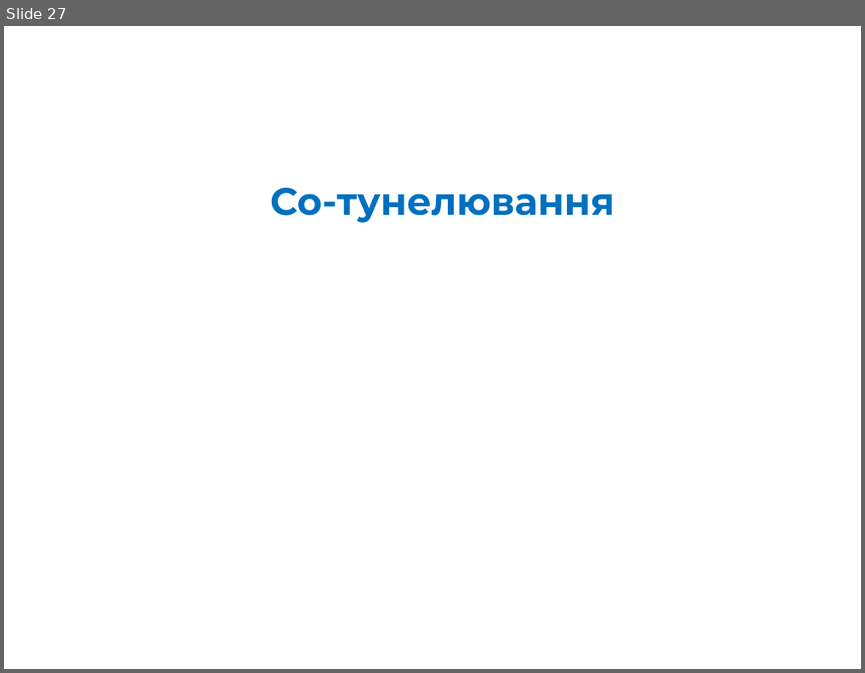
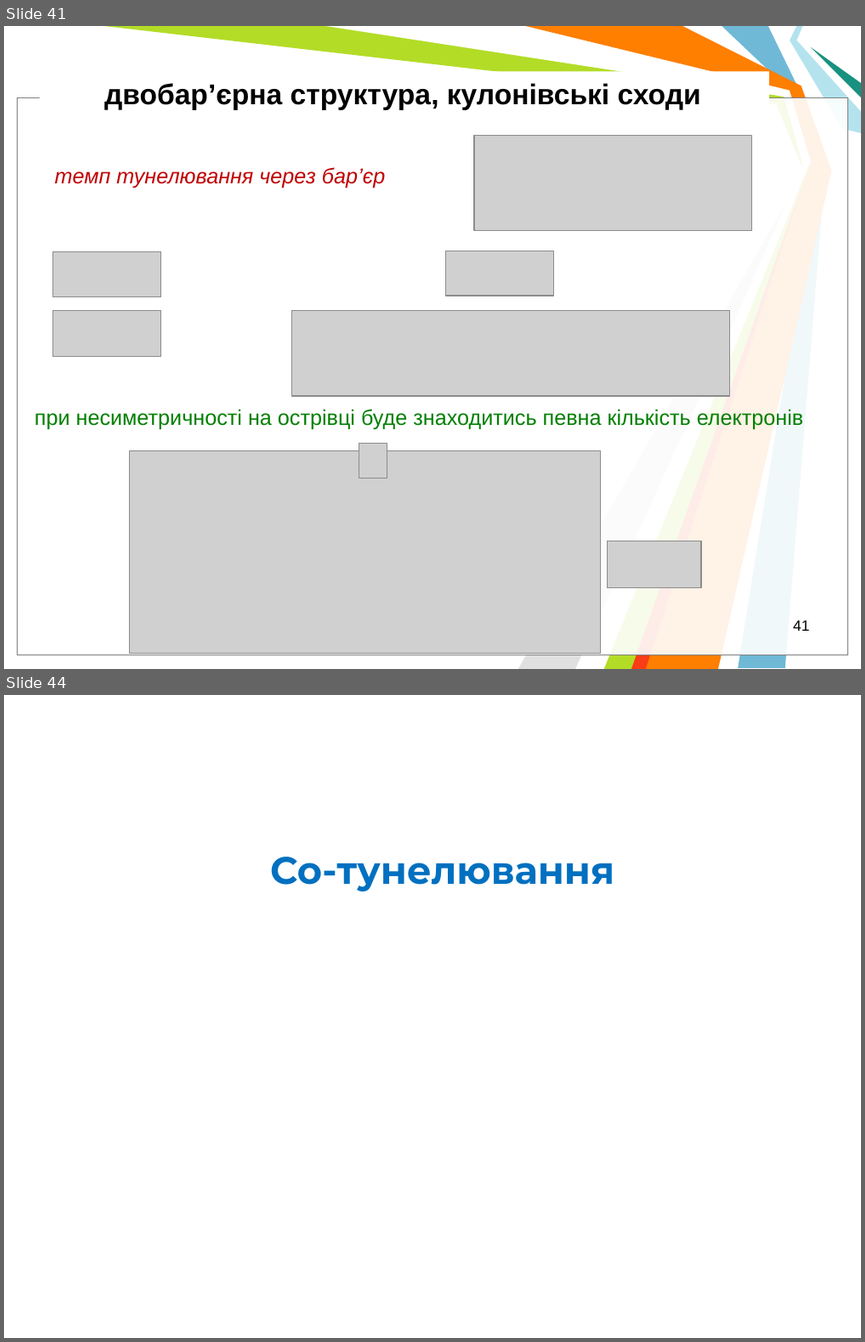
Before and after one commit to l432/NMK, a slide deck: Lecture/Nanoelectronika/Present/NanoelectronV2.ppt. Shown one above the other, each under a label of ours: slide 27 before the commit, slides 41 and 44 after it; the slides between them are not shown. The pictures are 865x673 and 865x1342 pixels, drawn with LibreOffice and Linux fonts; fonts in the diff are those of the drawing; grey boxes stand for pictures; background and template pictures are left out. Boxes give left, top, right and bottom in pixels: in the first picture for what was removed or moved away, otherwise in the second. Text is boxed around its words. In the diff, an @@ line names an element or a change of style, - is before the commit and + after.

```diff
--- a/Lecture/Nanoelectronika/Present/NanoelectronV2.ppt
+++ b/Lecture/Nanoelectronika/Present/NanoelectronV2.ppt
@@ slide 41 added at (x1=4, y1=26, x2=861, y2=669), background #FFFFFF @@
@@ freeform shape added at (x1=104, y1=26, x2=812, y2=669), fill #B3DC27 @@
@@ freeform shape added at (x1=325, y1=26, x2=811, y2=669), fill #FFFFFF @@
@@ freeform shape added at (x1=525, y1=26, x2=831, y2=669), fill #FF7F00 @@
@@ freeform shape added at (x1=722, y1=26, x2=826, y2=668), fill #6FB9D7 @@
@@ freeform shape added at (x1=789, y1=26, x2=861, y2=133), fill #B4E3EE @@
@@ freeform shape added at (x1=812, y1=47, x2=861, y2=97), fill #189180 @@
@@ rectangle added at (x1=18, y1=98, x2=848, y2=655), fill #FFFFFF at 69% opacity, outline #000000 0.74 pt @@
@@ rectangle added at (x1=18, y1=98, x2=848, y2=655), fill #FFFFFF at 69% opacity, outline #808080 0.74 pt @@
@@ rectangle added at (x1=40, y1=90, x2=625, y2=104), fill #FFFFFF @@
@@ text added at (x1=104, y1=83, x2=701, y2=110), 24 pt, text #000000, bold @@
+двобар’єрна структура, кулонівські сходи
@@ picture added at (x1=474, y1=136, x2=752, y2=231) @@
@@ text added at (x1=55, y1=167, x2=385, y2=188), 18 pt, text #C00000, italic @@
+темп тунелювання через бар’єр
@@ freeform shape added at (x1=518, y1=181, x2=798, y2=669), fill #E0E0E0 @@
@@ freeform shape added at (x1=631, y1=182, x2=802, y2=669), fill #F93D17 @@
@@ picture added at (x1=52, y1=252, x2=160, y2=297) @@
@@ picture added at (x1=445, y1=250, x2=553, y2=296) @@
@@ picture added at (x1=52, y1=311, x2=160, y2=357) @@
@@ picture added at (x1=292, y1=311, x2=729, y2=396) @@
@@ text added at (x1=35, y1=408, x2=804, y2=430), 18 pt, text #008000 @@
+при несиметричності на острівці буде знаходитись певна кількість електронів
@@ picture added at (x1=130, y1=450, x2=602, y2=653) @@
@@ picture added at (x1=358, y1=443, x2=387, y2=477) @@
@@ picture added at (x1=608, y1=541, x2=702, y2=588) @@
@@ page number added at (x1=793, y1=620, x2=809, y2=630), 12.5 pt, text #000000 @@
+41
@@ what was slide 27 is now slide 44 @@
```
Also in this commit, not shown: 6 slides changed, 21 other slides added, 3 slides removed.
